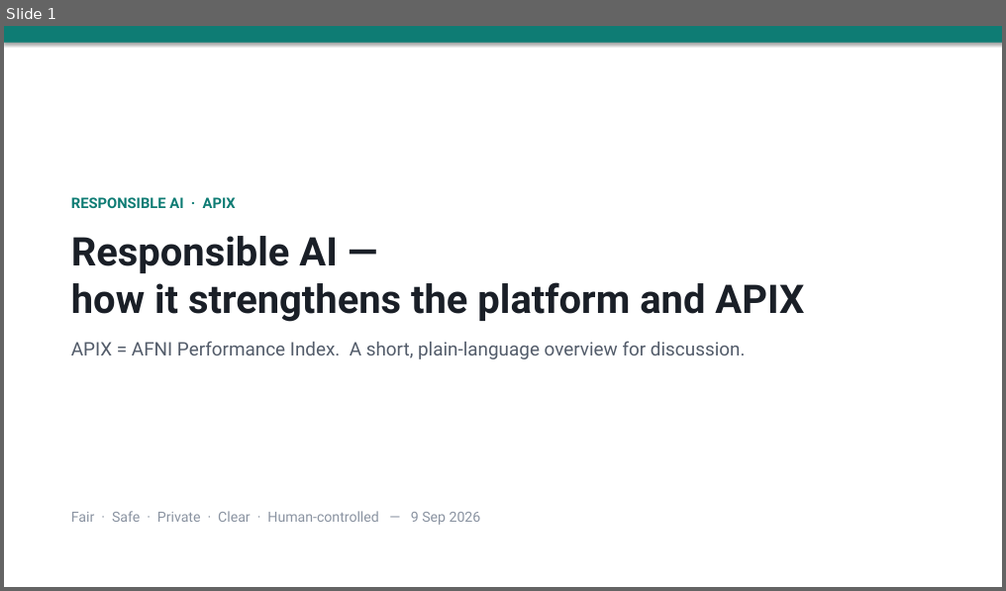
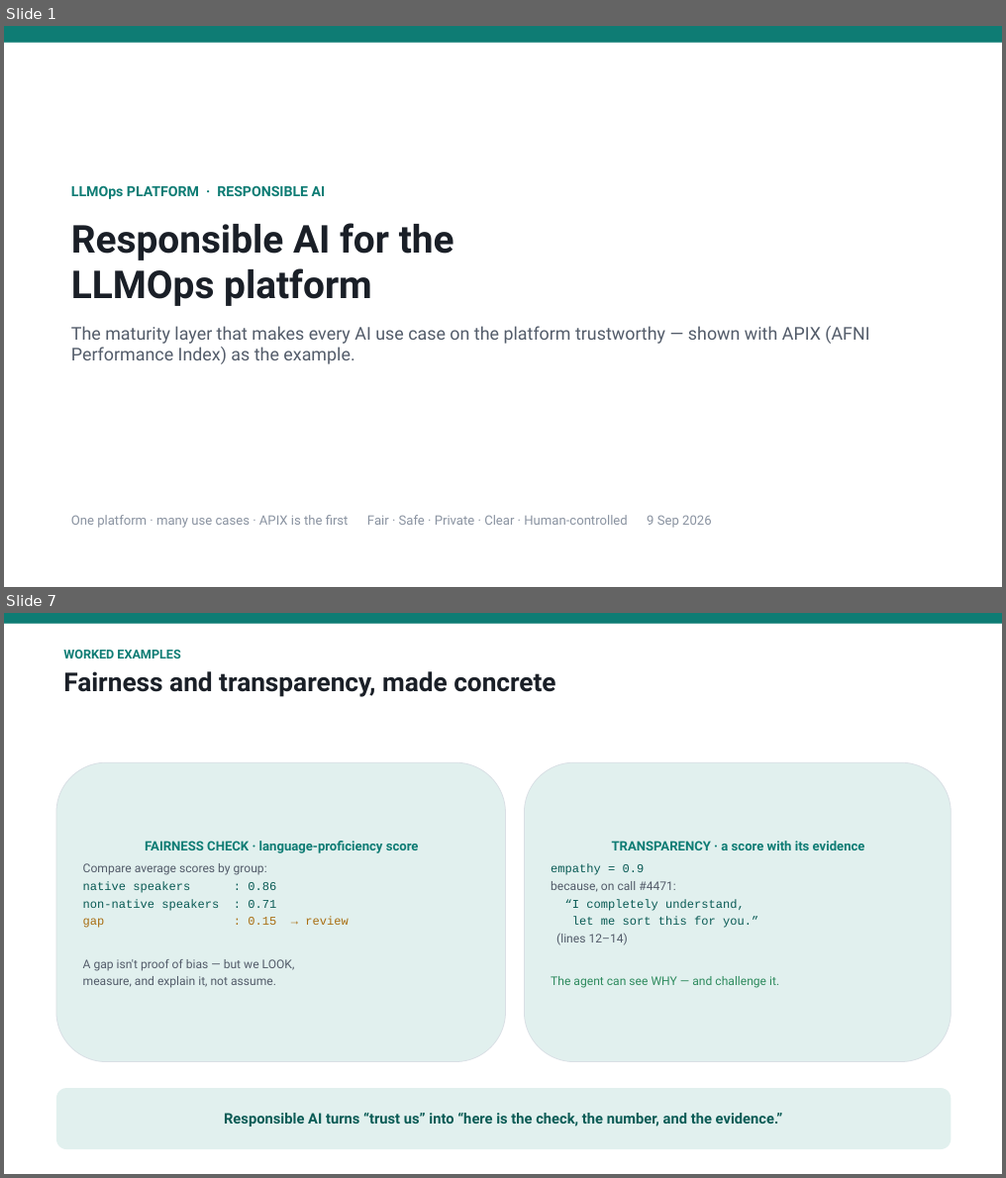
Before and after one commit to shyamanugu/LLMOps, a slide deck: usecases/ai_pipeline 2/docs/Responsible_AI_for_APIX.pptx. Shown one above the other, each under a label of ours: slide 1 before the commit, slides 1 and 7 after it; the slides between them are not shown. The pictures are 1006x591 and 1006x1178 pixels, drawn with LibreOffice and Linux fonts; fonts in the diff are those of the drawing. Boxes give left, top, right and bottom in pixels: in the first picture for what was removed or moved away, otherwise in the second. Text is boxed around its words. In the diff, an @@ line names an element or a change of style, - is before the commit and + after.

```diff
--- a/usecases/ai_pipeline 2/docs/Responsible_AI_for_APIX.pptx
+++ b/usecases/ai_pipeline 2/docs/Responsible_AI_for_APIX.pptx
@@ slide 7 added at bbox=[4, 613, 1002, 1174], background #FFFFFF @@
@@ rectangle added at bbox=[4, 613, 1002, 624], fill #0E7C74 @@
@@ text added at bbox=[63, 650, 555, 697], 25 pt, text #1A1F27, bold @@
+WORKED EXAMPLES
+Fairness and transparency, made concrete
@@ rounded rectangle added at bbox=[56, 762, 506, 1062], fill #E1F0EE, outline #D9DFE5 0.75 pt, 11.5 pt, text #535C6A @@
+FAIRNESS CHECK · language-proficiency score
+Compare average scores by group:
+native speakers : 0.86
+non-native speakers : 0.71
+gap : 0.15 → review
+A gap isn't proof of bias — but we LOOK,
+measure, and explain it, not assume.
@@ rounded rectangle added at bbox=[525, 762, 951, 1062], fill #E1F0EE, outline #D9DFE5 0.75 pt, 11.5 pt, text #0A5B55 @@
+TRANSPARENCY · a score with its evidence
+empathy = 0.9
+because, on call #4471:
+“I completely understand,
+let me sort this for you.”
+(lines 12–14)
+The agent can see WHY — and challenge it.
@@ rounded rectangle added at bbox=[56, 1088, 951, 1150], fill #E1F0EE, 14 pt, text #0A5B55, bold @@
+Responsible AI turns “trust us” into “here is the check, the number, and the evidence.”
@@ slide 1 changed as well @@
@@ rectangle at bbox=[4, 26, 1002, 43]: shadow off @@
@@ text at bbox=[71, 185, 869, 365]: text changed; size 18 to 17 pt @@
-RESPONSIBLE AI · APIX
-Responsible AI —
-how it strengthens the platform and APIX
-APIX = AFNI Performance Index. A short, plain-language overview for discussion.
+LLMOps PLATFORM · RESPONSIBLE AI
+Responsible AI for the
+LLMOps platform
+The maturity layer that makes every AI use case on the platform trustworthy — shown with APIX (AFNI Performance Index) as the example.
@@ text at bbox=[71, 515, 711, 528]: text changed; size 13.5 to 12.5 pt @@
-Fair · Safe · Private · Clear · Human-controlled — 9 Sep 2026
+One platform · many use cases · APIX is the first Fair · Safe · Private · Clear · Human-controlled 9 Sep 2026
```
Also in this commit, not shown: 3 other slides changed, 3 other slides added, 4 slides removed.
